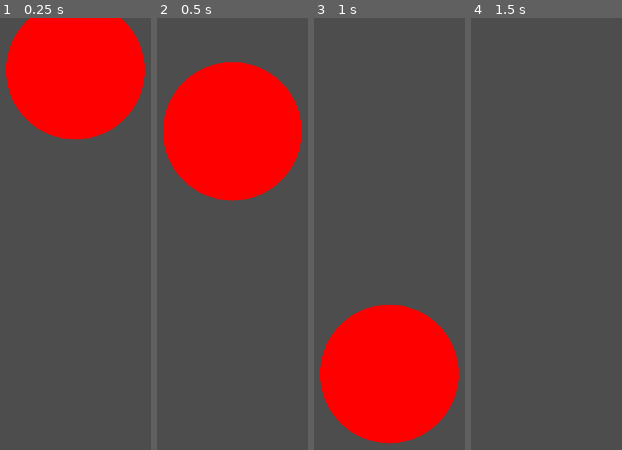
Above: before the commit, frames 1-4 (left to right).
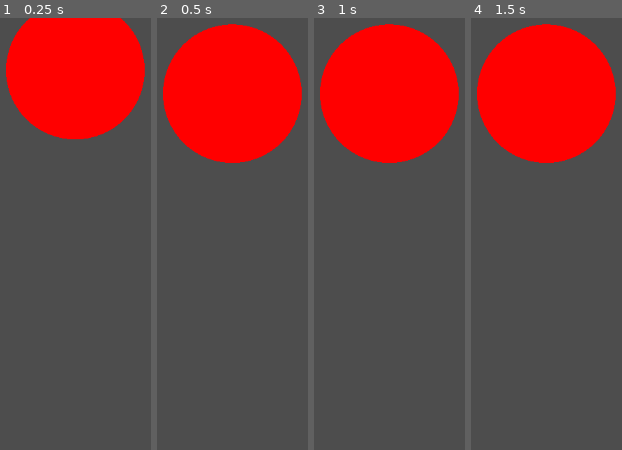
Above: after the commit, the same moments.

Repository: bsu-cs315/E1.1-Hicks
Game: Godot game, scene res://world.tscn
The game is run twice, just before and just after one commit, with the same random seed, the same clock (stepped at 60 frames per second) and the same inputs.
Inputs:
- Up to frame 1 (0.25 s): no input
- Up to frame 2 (0.5 s): no input
- Up to frame 3 (1 s): no input
- Up to frame 4 (1.5 s): no input

Frame 1 is identical in both runs. In frame 2, 16% of the frame differs, in the area x 3-97%, y 1-43%; in frame 3, 47%, in the area x 3-97%, y 1-99%; in frame 4, 23%.

Commit message:
Invisible barrier for ball

Diff:
--- a/ball.tscn
+++ b/ball.tscn
@@ -1,5 +1,11 @@
-[gd_scene format=3 uid="uid://cgpi4xpycm7j5"]
+[gd_scene load_steps=3 format=3 uid="uid://cgpi4xpycm7j5"]
+
+[ext_resource type="Script" path="res://ball.gd" id="1_mku16"]
+
+[sub_resource type="CircleShape2D" id="CircleShape2D_rvstf"]
 
 [node name="Ball" type="RigidBody2D"]
+script = ExtResource("1_mku16")
 
 [node name="CollisionShape2D" type="CollisionShape2D" parent="."]
+shape = SubResource("CircleShape2D_rvstf")
--- a/world.tscn
+++ b/world.tscn
@@ -1,9 +1,12 @@
-[gd_scene load_steps=3 format=3 uid="uid://bis831fuvgqiv"]
+[gd_scene load_steps=4 format=3 uid="uid://bis831fuvgqiv"]
 
 [ext_resource type="Script" path="res://ball.gd" id="1_gd0e8"]
 
 [sub_resource type="CircleShape2D" id="CircleShape2D_s2hfa"]
 radius = 100.0
+
+[sub_resource type="RectangleShape2D" id="RectangleShape2D_wp5oj"]
+size = Vector2(365, 112)
 
 [node name="World" type="Node2D"]
 
@@ -13,3 +16,11 @@
 
 [node name="CollisionShape2D" type="CollisionShape2D" parent="Ball"]
 shape = SubResource("CircleShape2D_s2hfa")
+
+[node name="Obstacle" type="StaticBody2D" parent="."]
+position = Vector2(428, 223)
+
+[node name="CollisionShape2D" type="CollisionShape2D" parent="Obstacle"]
+light_mask = 9
+position = Vector2(0.5, 42)
+shape = SubResource("RectangleShape2D_wp5oj")
